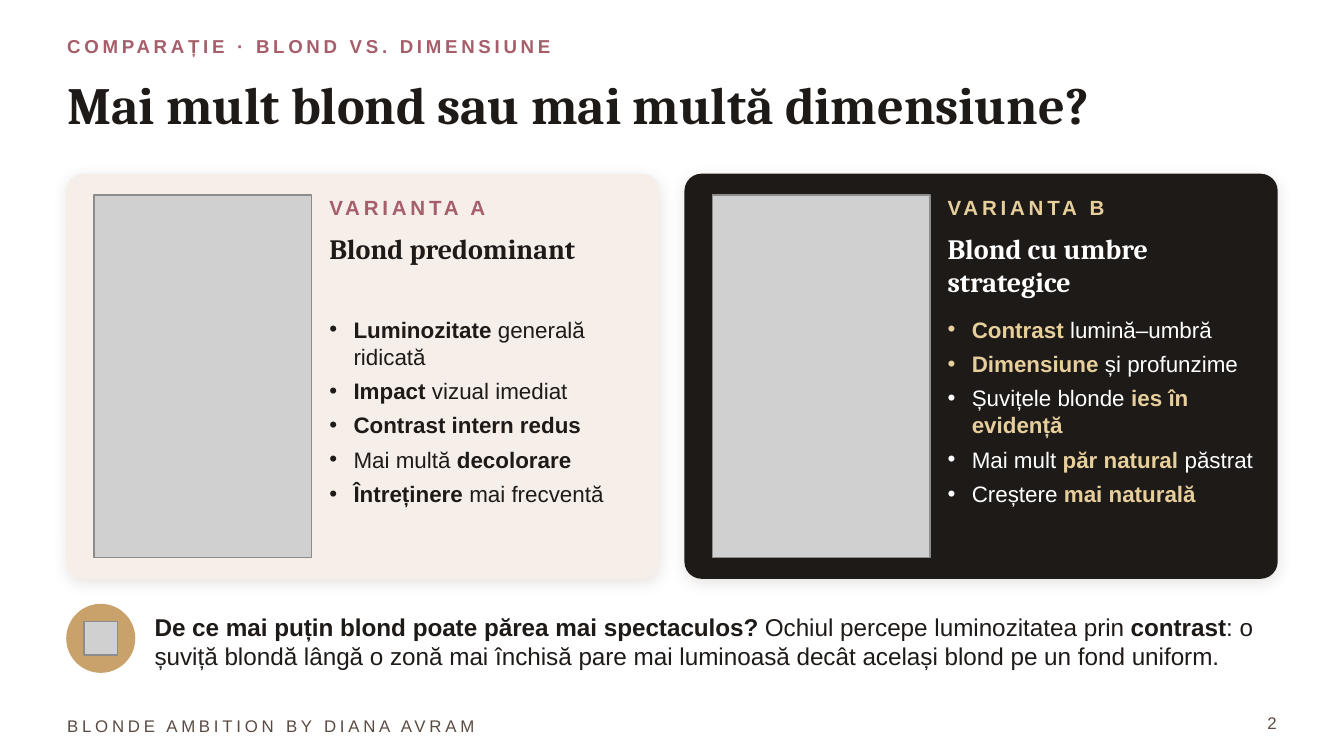
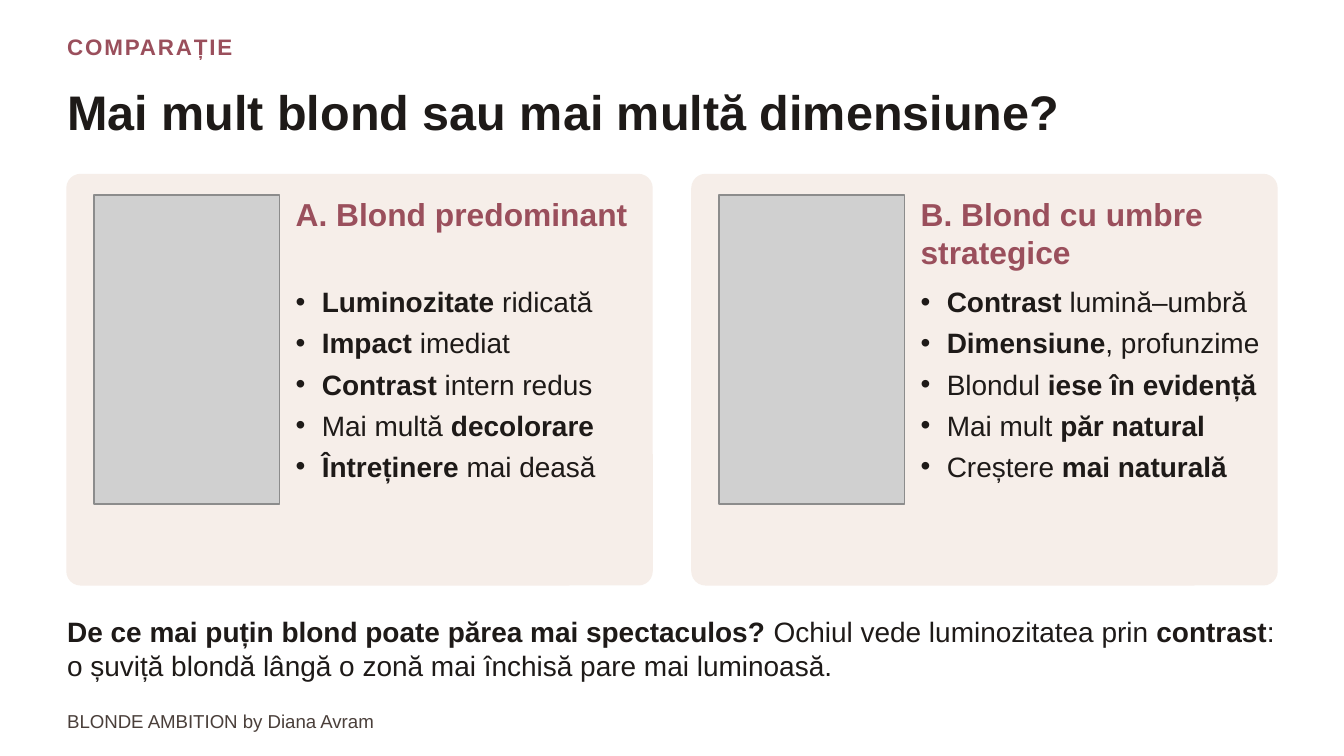
Before and after one commit to dianaavram2014/Blonde-ambition, a slide deck: slide 2 of BLONDE AMBITION - Lumina si umbra.pptx. Drawn at 1344x756 pixels with LibreOffice and Linux fonts; fonts in the diff are those of the drawing; grey boxes stand for pictures. Boxes give left, top, right and bottom in pixels: in the first picture for what was removed or moved away, otherwise in the second. Text is boxed around its words. In the diff, an @@ line names an element or a change of style, - is before the commit and + after.

```diff
--- a/BLONDE AMBITION - Lumina si umbra.pptx
+++ b/BLONDE AMBITION - Lumina si umbra.pptx
@@ text at box(67, 39, 232, 60): text changed; size 10 to 12 pt; text colour #A65E6A to #9A4F5C @@
-COMPARAȚIE · BLOND VS. DIMENSIUNE
+COMPARAȚIE
@@ text "COMPARAȚIE" at box(67, 39, 232, 60): vertical alignment middle to top @@
@@ text "Mai mult blond sau mai ...": place and size @@
-text "Mai mult blond sau mai ..." at box(67, 87, 1089, 125)
+text "Mai mult blond sau mai ..." at box(67, 94, 1059, 131)
@@ text "Mai mult blond sau mai ..." at box(67, 94, 1059, 131): size 28 to 26 pt, font Cambria to Arial @@
@@ rounded rectangle: place and size @@
-rounded rectangle at box(67, 175, 659, 578)
+rounded rectangle at box(67, 175, 652, 585)
@@ rounded rectangle at box(67, 175, 652, 585): shadow off; proportions changed @@
@@ rounded rectangle: place and size @@
-rounded rectangle at box(685, 175, 1277, 578)
+rounded rectangle at box(692, 175, 1277, 585)
@@ rounded rectangle at box(692, 175, 1277, 585): fill #1E1A18 to #F6EEE9; outline #1E1A18 1 pt to #F6EEE9 1 pt; shadow off; proportions changed @@
@@ picture: place and size @@
-picture at box(94, 195, 312, 558)
+picture at box(94, 195, 280, 504)
@@ text at box(296, 203, 627, 232): text changed; size 15 to 17 pt; font Cambria to Arial; text colour #1E1A18 to #9A4F5C @@
-Blond predominant
+A. Blond predominant
@@ text removed at box(392, 201, 407, 215) @@
-VARIANTA A
@@ picture: place and size @@
-picture at box(712, 195, 930, 558)
+picture at box(719, 195, 905, 504)
@@ text at box(921, 203, 1203, 270): text changed; size 15 to 17 pt; font Cambria to Arial; text colour #FFFFFF to #9A4F5C @@
-Blond cu umbre strategice
+B. Blond cu umbre strategice
@@ text removed at box(1090, 201, 1105, 215) @@
-VARIANTA B
@@ text "Luminozitate ridicată": place and size @@
-text "Luminozitate ridicată" at box(354, 321, 604, 507)
+text "Luminozitate ridicată" at box(322, 291, 595, 482)
@@ text at box(322, 291, 592, 359): text changed; size 12 to 15 pt; bold on @@
-• Luminozitate generală ridicată
-• Impact vizual imediat
+• Luminozitate ridicată
+• Impact imediat
@@ text "Contrast lumină–umbră": place and size @@
-text "Contrast lumină–umbră" at box(972, 321, 1253, 507)
+text "Contrast lumină–umbră" at box(947, 291, 1259, 482)
@@ text at box(947, 291, 1247, 482): size 12 to 15 pt in "Contrast lumină–umbră", "Creștere mai naturală"; text colour #E7CF9C to #1E1A18 in "Contrast", "mai naturală"; text colour #FFFFFF to #1E1A18 in "lumină–umbră", "Creștere"; indent changed @@
@@ text at box(947, 332, 1259, 441): text changed; size 12 to 15 pt; text colour #FFFFFF to #1E1A18; bold on @@
-• Dimensiune și profunzime
-• Șuvițele blonde ies în evidență
-• Mai mult păr natural păstrat
+• Dimensiune, profunzime
+• Blondul iese în evidență
+• Mai mult păr natural
@@ text at box(322, 374, 594, 437): size 12 to 15 pt in "Contrast intern redus", "Mai multă decolorare"; bold off in "intern redus"; indent changed @@
@@ text at box(322, 455, 595, 482): text changed; size 12 to 15 pt; bold on @@
-• Întreținere mai frecventă
+• Întreținere mai deasă
@@ text at box(67, 621, 1274, 681): text changed; size 13 to 15 pt @@
-De ce mai puțin blond poate părea mai spectaculos? Ochiul percepe luminozitatea prin contrast: o șuviță blondă lângă o zonă mai închisă pare mai luminoasă decât același blond pe un fond uniform.
+De ce mai puțin blond poate părea mai spectaculos? Ochiul vede luminozitatea prin contrast: o șuviță blondă lângă o zonă mai închisă pare mai luminoasă.
@@ ellipse removed at box(67, 605, 134, 672) @@
@@ picture removed at box(83, 621, 117, 655) @@
@@ text removed at box(67, 712, 605, 739) @@
-BLONDE AMBITION BY DIANA AVRAM
@@ text added at box(67, 714, 373, 732), 10 pt, text #4A3F3A @@
+BLONDE AMBITION by Diana Avram
@@ page number removed at box(1267, 717, 1276, 729) @@
-2
```
Also in this commit, not shown: 5 other slides changed, 1 other file.
